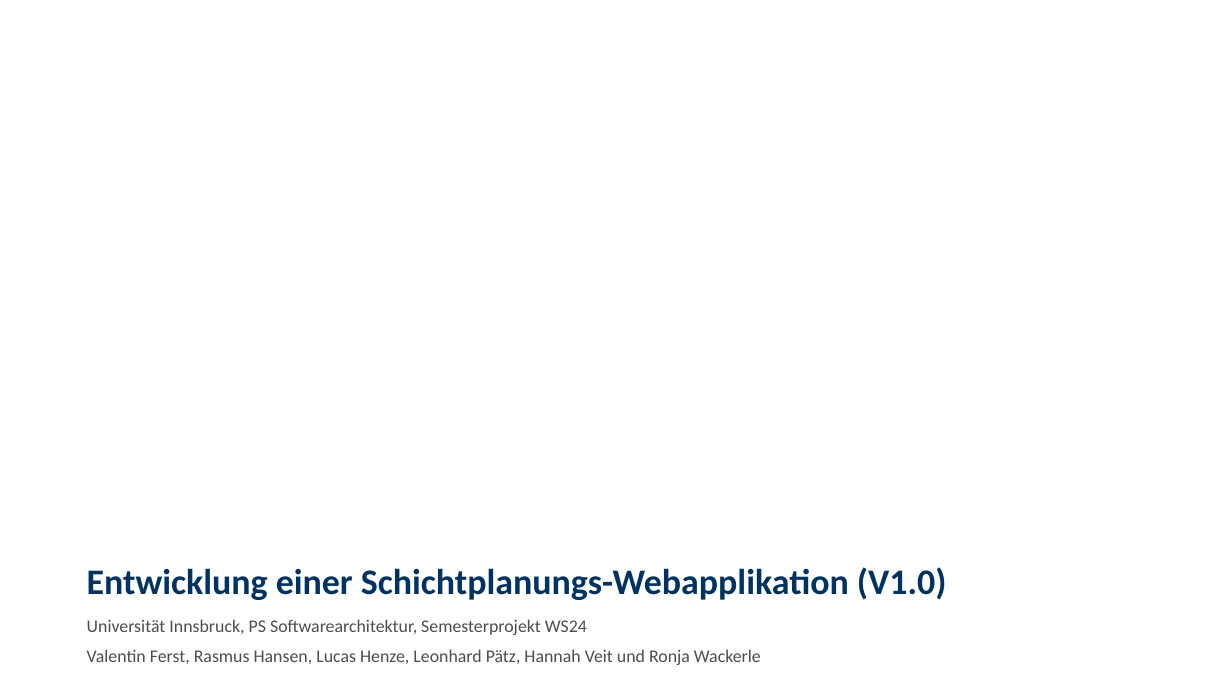
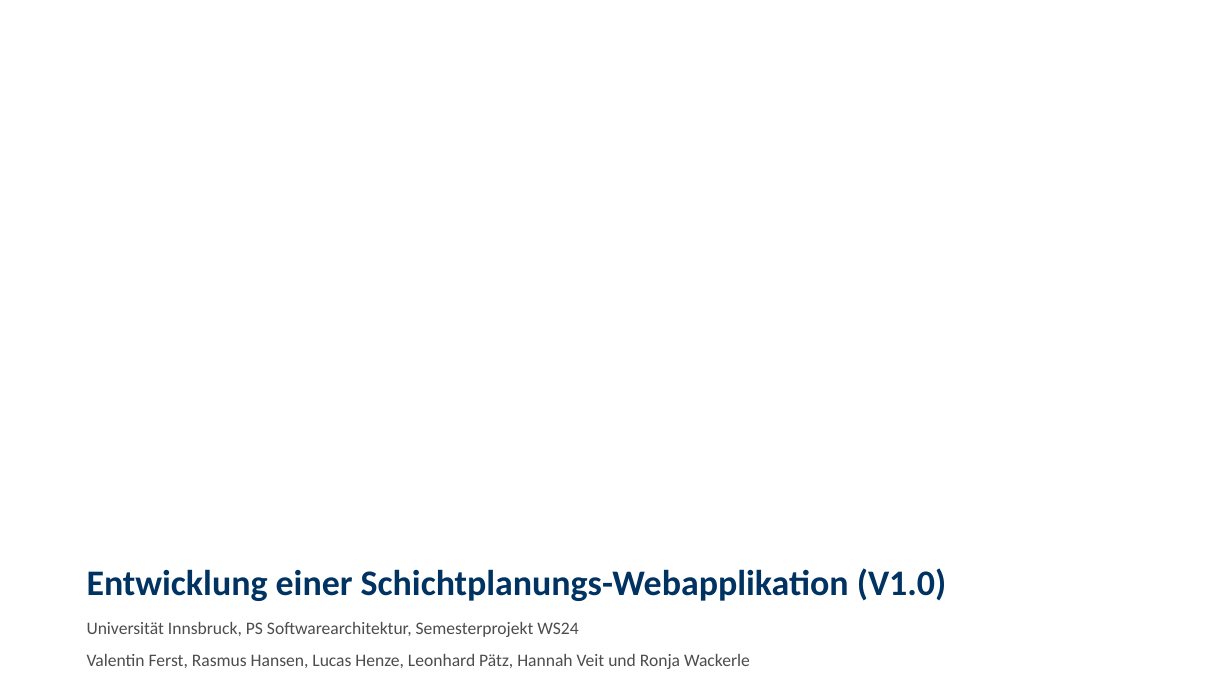
Before and after one commit to valiferst/shift_planner, a slide deck: slide 1 of artefacts/Präsentation_.pptx. Drawn at 1232x693 pixels with LibreOffice and Linux fonts; fonts in the diff are those of the drawing; background and template pictures are left out. Boxes give left, top, right and bottom in pixels: in the first picture for what was removed or moved away, otherwise in the second. Text is boxed around its words. In the diff, an @@ line names an element or a change of style, - is before the commit and + after.

```diff
--- a/artefacts/Präsentation_.pptx
+++ b/artefacts/Präsentation_.pptx
@@ text "Universität Innsbruck, PS Softwarearchitektur, Semesterproje ..." at [87, 622, 750, 669]: size 13.9 to 13.7 pt; line spacing 0.8 to 0.9 @@
```
Also in this commit, not shown: 2 other slides changed, 1 other file.
